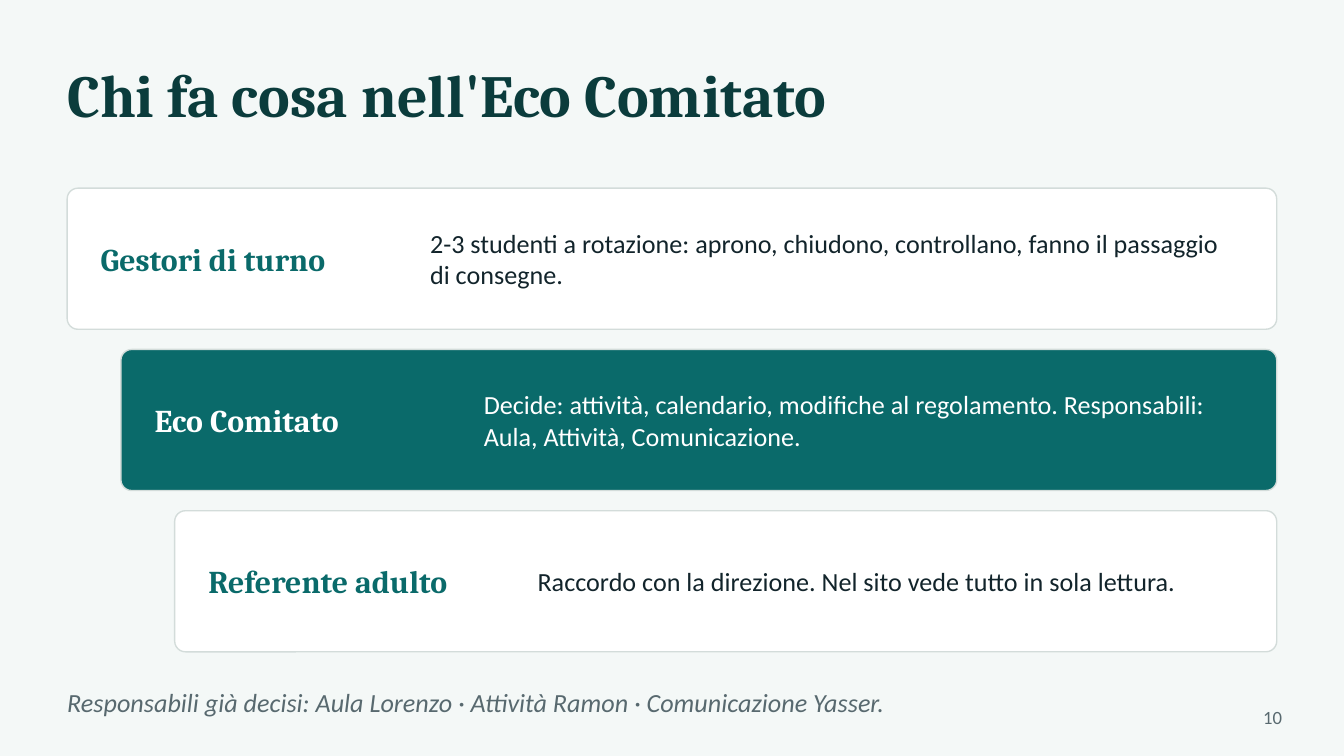
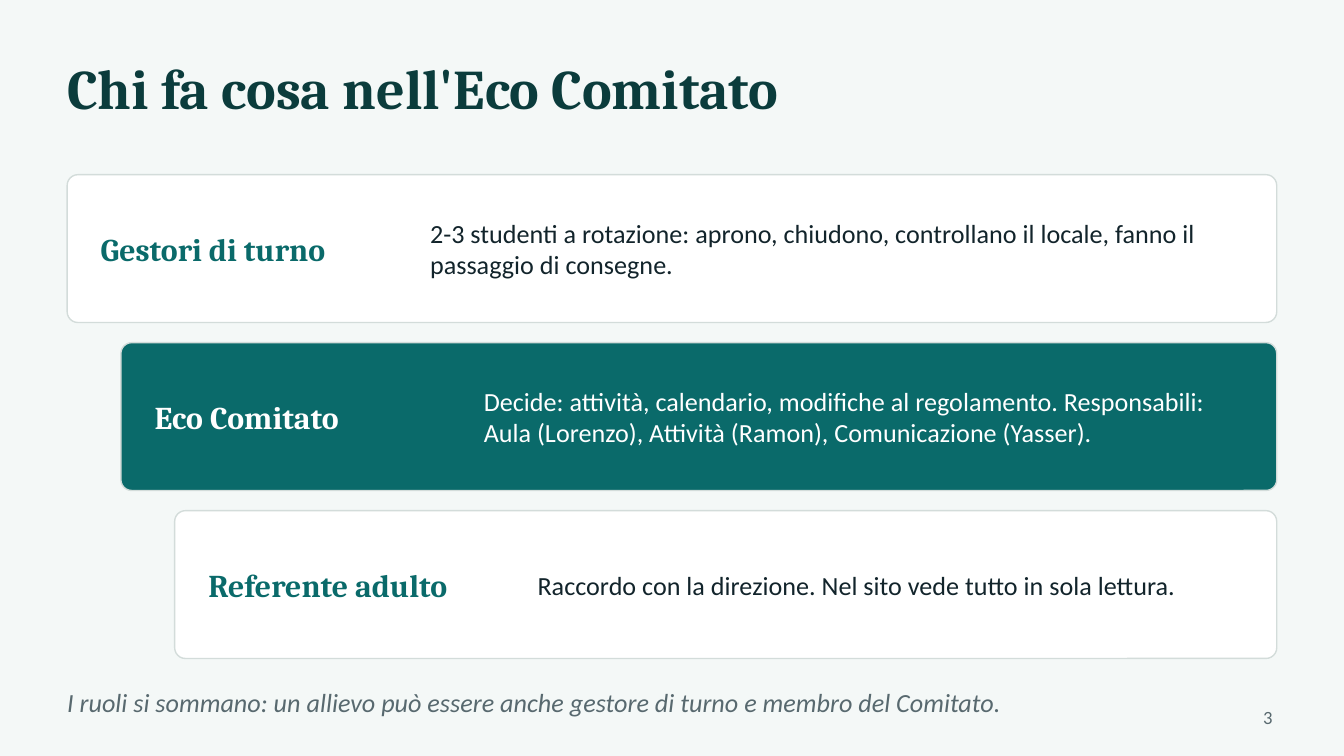
Before and after one commit to YasserOudabashi/CptSite, a slide deck: slide 3 of Presentazione/Presentazione_Sito_23-10-2026.pptx (slide 10 before the commit). Drawn at 1344x756 pixels with LibreOffice and Linux fonts; fonts in the diff are those of the drawing. Boxes give left, top, right and bottom in pixels: in the first picture for what was removed or moved away, otherwise in the second. Text is boxed around its words. In the diff, an @@ line names an element or a change of style, - is before the commit and + after.

```diff
--- a/Presentazione/Presentazione_Sito_23-10-2026.pptx
+++ b/Presentazione/Presentazione_Sito_23-10-2026.pptx
@@ text "Chi fa cosa nell'Eco Comitato" at [67,69,778,110]: size 32 to 30 pt @@
@@ proportions changed in 3 elements at [121,343,1277,491], [175,511,1277,659], [67,175,1277,323] @@
@@ rounded rectangle: place and size @@
-rounded rectangle at [67,188,1277,329]
+rounded rectangle at [67,175,1277,323]
@@ text "Gestori di turno": place and size @@
-text "Gestori di turno" at [101,249,325,272]
+text "Gestori di turno" at [101,239,325,262]
@@ text at [430,225,1194,279]: text changed @@
-2-3 studenti a rotazione: aprono, chiudono, controllano, fanno il passaggio di consegne.
+2-3 studenti a rotazione: aprono, chiudono, controllano il locale, fanno il passaggio di consegne.
@@ rounded rectangle: place and size @@
-rounded rectangle at [121,349,1277,491]
+rounded rectangle at [121,343,1277,491]
@@ text at [484,393,1204,446]: text changed @@
-Decide: attività, calendario, modifiche al regolamento. Responsabili: Aula, Attività, Comunicazione.
+Decide: attività, calendario, modifiche al regolamento. Responsabili: Aula (Lorenzo), Attività (Ramon), Comunicazione (Yasser).
@@ rounded rectangle: place and size @@
-rounded rectangle at [175,511,1277,652]
+rounded rectangle at [175,511,1277,659]
@@ text "Referente adulto": place and size @@
-text "Referente adulto" at [208,570,447,594]
+text "Referente adulto" at [208,574,447,598]
@@ text "Raccordo con la direzione. Nel ...": place and size @@
-text "Raccordo con la direzione. Nel ..." at [538,573,1175,591]
+text "Raccordo con la direzione. Nel ..." at [538,577,1175,595]
@@ text at [67,694,1000,717]: text changed @@
-Responsabili già decisi: Aula Lorenzo · Attività Ramon · Comunicazione Yasser.
+I ruoli si sommano: un allievo può essere anche gestore di turno e membro del Comitato.
@@ page number at [1263,712,1272,724]: text changed @@
-10
+3
```
Also in this commit, not shown: 1 other slide changed, 13 slides added, 10 slides removed, 1 other file.
